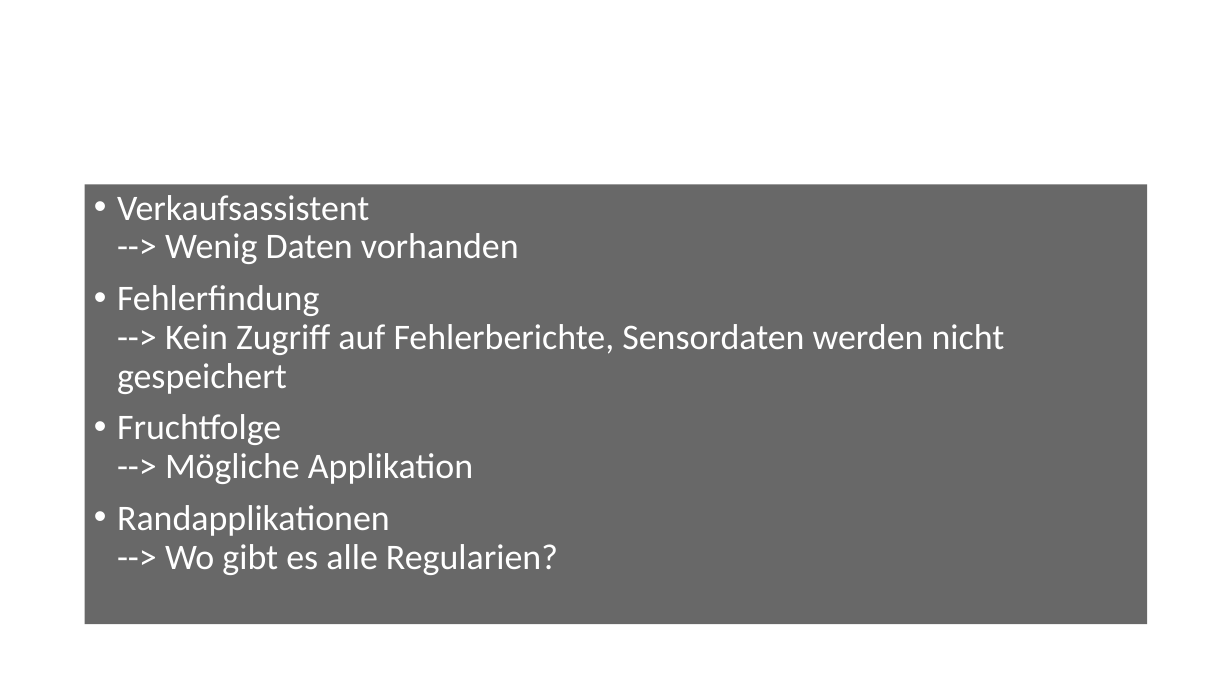
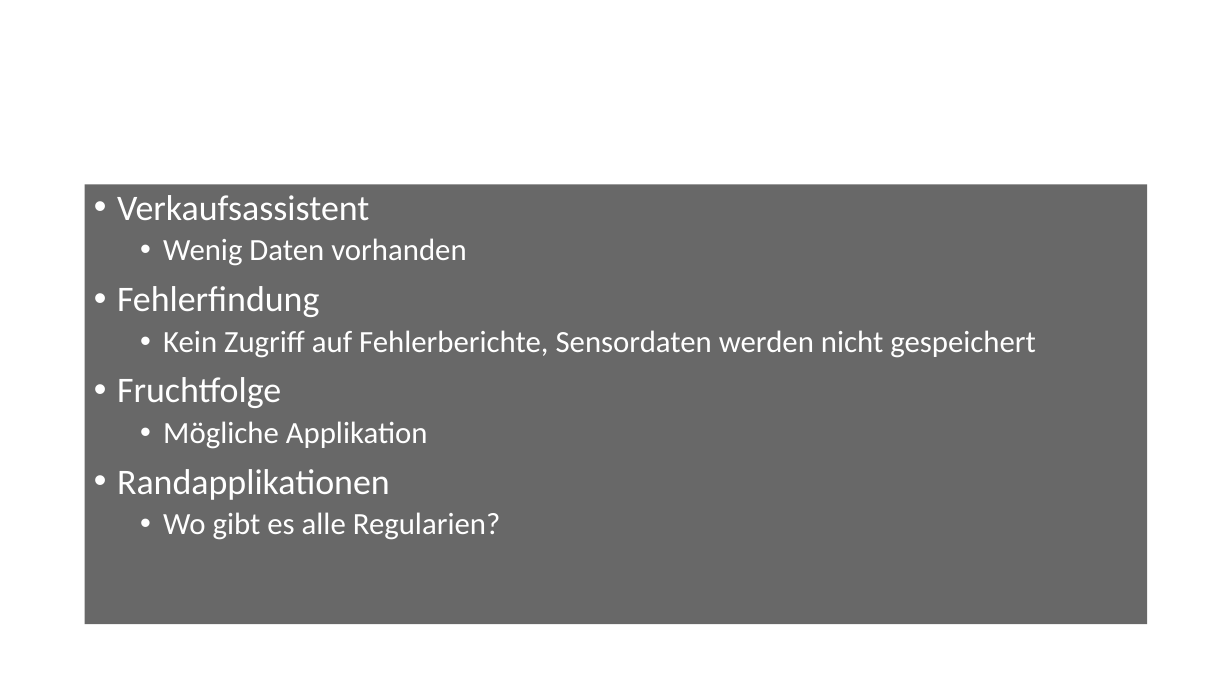
Before and after one commit to HansBambel/cognitivefarming, a slide deck: slide 2 of Cognitive Computing Hackathon 2016.pptx. Drawn at 1232x693 pixels with LibreOffice and Linux fonts; fonts in the diff are those of the drawing; background and template pictures are left out. Boxes give left, top, right and bottom in pixels: in the first picture for what was removed or moved away, otherwise in the second. Text is boxed around its words. In the diff, an @@ line names an element or a change of style, - is before the commit and + after.

```diff
--- a/Cognitive Computing Hackathon 2016.pptx
+++ b/Cognitive Computing Hackathon 2016.pptx
@@ text at (117, 195, 1036, 540): text changed; size 28 to 24 pt @@
-• Verkaufsassistent
-  --> Wenig Daten vorhanden
-• Fehlerfindung
-  --> Kein Zugriff auf Fehlerberichte, Sensordaten werden nicht gespeichert
-• Fruchtfolge
-  --> Mögliche Applikation
-• Randapplikationen
-  --> Wo gibt es alle Regularien?
+• Verkaufsassistent
+  • Wenig Daten vorhanden
+• Fehlerfindung
+  • Kein Zugriff auf Fehlerberichte, Sensordaten werden nicht gespeichert
+• Fruchtfolge
+  • Mögliche Applikation
+• Randapplikationen
+  • Wo gibt es alle Regularien?
```
Also in this commit, not shown: 5 other slides changed.
